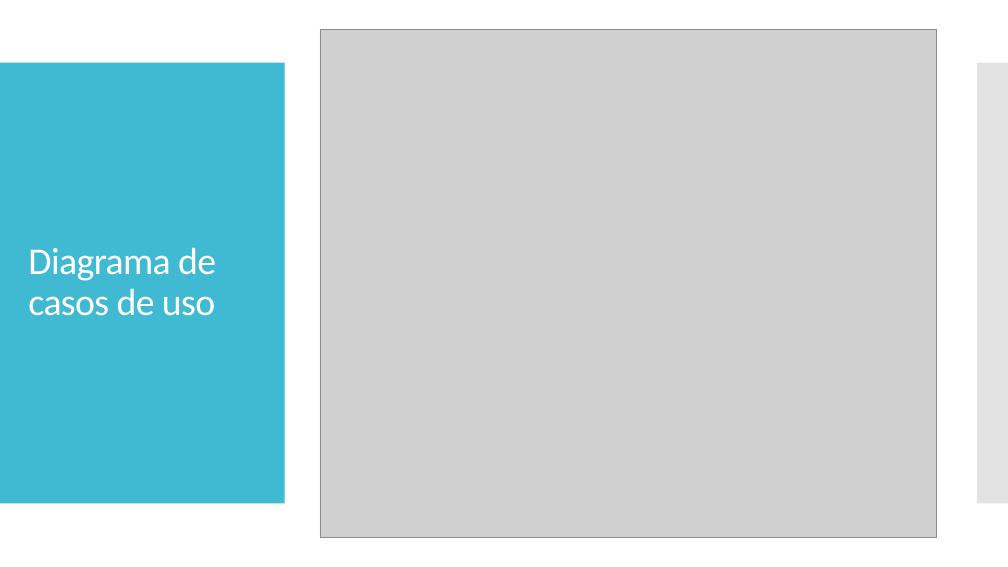
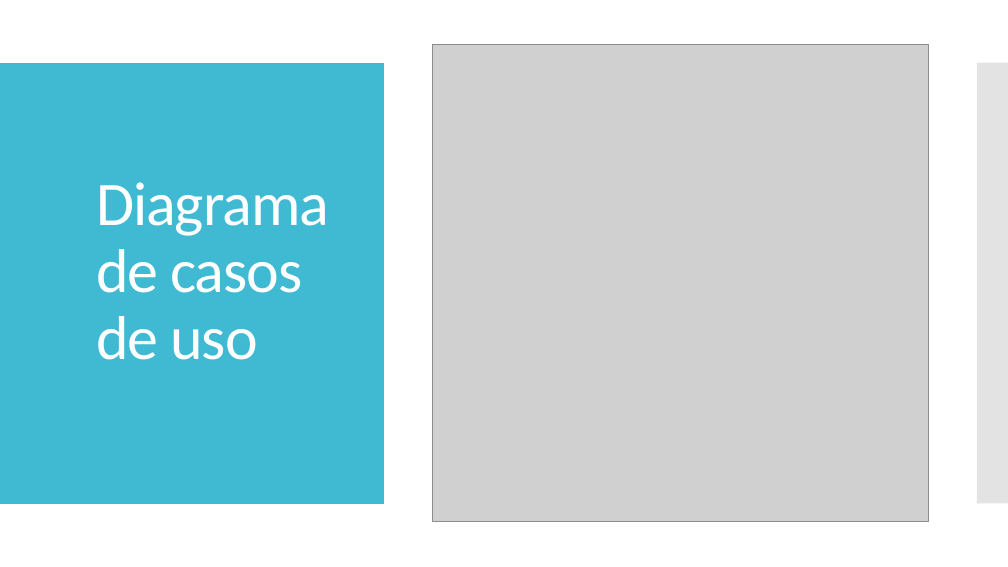
Before and after one commit to jesusapb/POO-2.0, a slide deck: slide 8 of Presentación.pptx (slide 11 before the commit). Drawn at 1008x567 pixels with LibreOffice and Linux fonts; fonts in the diff are those of the drawing; grey boxes stand for pictures. Boxes give left, top, right and bottom in pixels: in the first picture for what was removed or moved away, otherwise in the second. Text is boxed around its words. In the diff, an @@ line names an element or a change of style, - is before the commit and + after.

Commit message:
Diagrama

```diff
--- a/Presentación.pptx
+++ b/Presentación.pptx
@@ rectangle added at (0,0,1008,567), fill #FFFFFF @@
@@ picture: place and size @@
-picture at (320,29,937,537)
+picture at (433,45,929,522)
@@ rectangle added at (0,63,756,504), fill #40BAD2 @@
@@ rectangle added at (0,63,384,504), fill #40BAD2 @@
@@ rectangle added at (767,63,1008,504), fill #C8C8C8 at 50% opacity @@
@@ title "Diagrama de casos de uso": place and size @@
-title "Diagrama de casos de uso" at (28,247,216,316)
+title "Diagrama de casos de uso" at (96,182,329,360)
@@ title "Diagrama de casos de uso" at (96,182,329,360): size 36 to 59 pt, letter spacing -0.6 to -1 pt; vertical alignment middle to bottom @@
```
Also in this commit, not shown: 3 other slides changed, 1 slide added, 3 slides removed, 5 other files.
